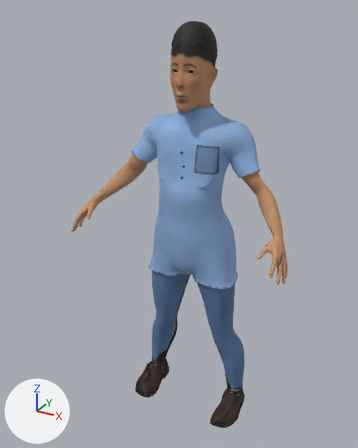
Before and after pictures for a commit that changed the glTF model studio/public/assets/characters/char.anak-besar-laki/char.anak-besar-laki.glb.
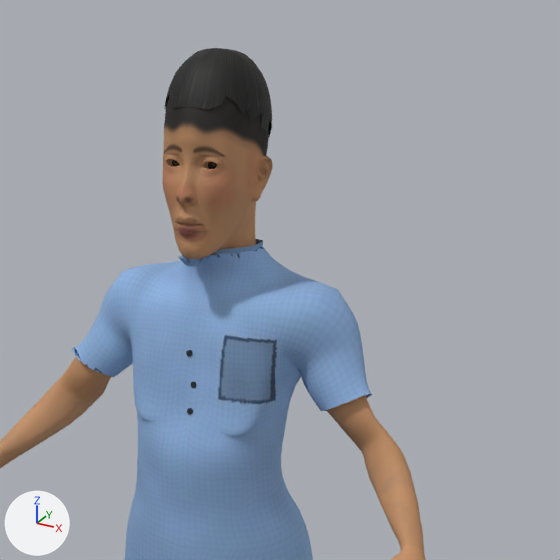
Old and new are each drawn whole from a 50 mm lens placed at (0.697, -1.402, 1.403), pointed at (-0.036, -0.068, 0.736) and again close up on the part from 28% to 95% of the width and 0% to 54% of the height. Arrows for +X, +Y and +Z are at lower left; the lights stay in place. The older version's two pictures come first. Vertices at exactly the same position are counted once.

Objects in the first close-up: 'char.anak-besar-laki-mesh'.
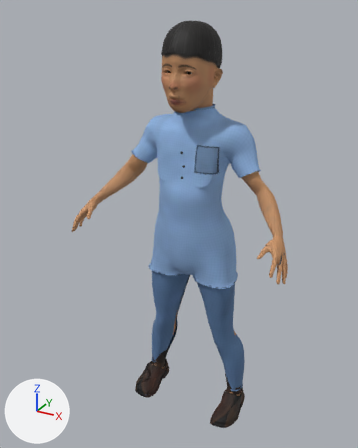
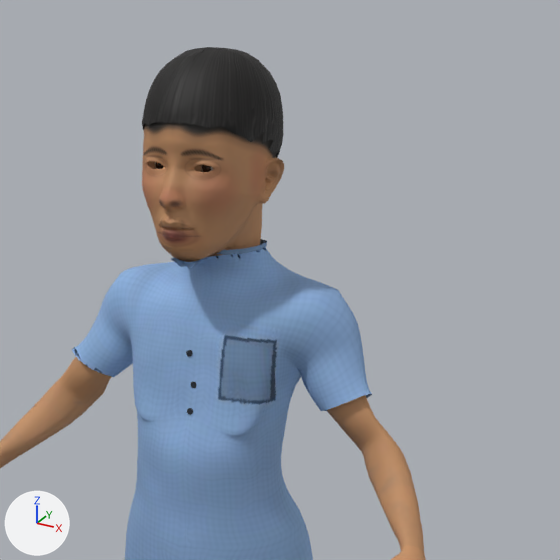
The change, as a list of edits to the scene's bpy script:
```text
Change me_char_anak_besar_laki:
    used by ob_char_anak_besar_laki_mesh; location = (0.0, 0.0, 0.0)
    remove me_char_anak_besar_laki.from_pydata(...)  # 21186 vertices, 40765 faces; spans x -0.377..0.377, y -0.244..0.091, z -0.006..1.365
    add me_char_anak_besar_laki.from_pydata(...)  # 21276 vertices, 40955 faces; spans x -0.377..0.377, y -0.244..0.091, z -0.006..1.366
    me_char_anak_besar_laki part 1: the loose piece of 141 vertices spanning x 0.019..0.031, y -0.107..-0.105, z 1.228..1.24 is moved by (0.007, -0.028, 0.0)
    me_char_anak_besar_laki part 2: the loose piece of 141 vertices spanning x -0.031..-0.019, y -0.107..-0.105, z 1.228..1.24 is moved by (-0.007, -0.028, 0.0)
    me_char_anak_besar_laki part 3: the loose piece of 185 vertices spanning x -0.064..0.064, y -0.119..0.037, z 1.247..1.365 is rebuilt with 295 vertices and now spans x -0.082..0.082, y -0.158..0.047, z 1.216..1.366
    me_char_anak_besar_laki part 4: 9 vertices moved within x -0.035..0.035, y -0.114..0.024, z 1.099..1.232; 4663 vertices removed from x -0.072..0.072, y -0.138..0.035, z 1.059..1.36; 5367 vertices added at x -0.092..0.092, y -0.176..0.041, z 1.059..1.36
    other edits to the shape of me_char_anak_besar_laki do not show in these pictures
```

Pixel boxes (x1, y1, x2, y2) of what changed, in the close-ups (560 x 560 px; the box of a moved part takes in the faces that stretch with it):
'char.anak-besar-laki-mesh', reshaped: before (0, 48, 426, 560); after (0, 47, 426, 560)
part 1 of me_char_anak_besar_laki, moved or reshaped: before (208, 162, 217, 169); after (202, 165, 211, 172)
part 2 of me_char_anak_besar_laki, moved or reshaped: before (172, 160, 180, 166); after (156, 162, 164, 169)
part 3 of me_char_anak_besar_laki, rebuilt (30% wider, 24% taller): before (164, 48, 272, 137); after (142, 47, 283, 158)
part 4 of me_char_anak_besar_laki, moved or reshaped: before (157, 56, 283, 310); after (142, 53, 284, 310)
